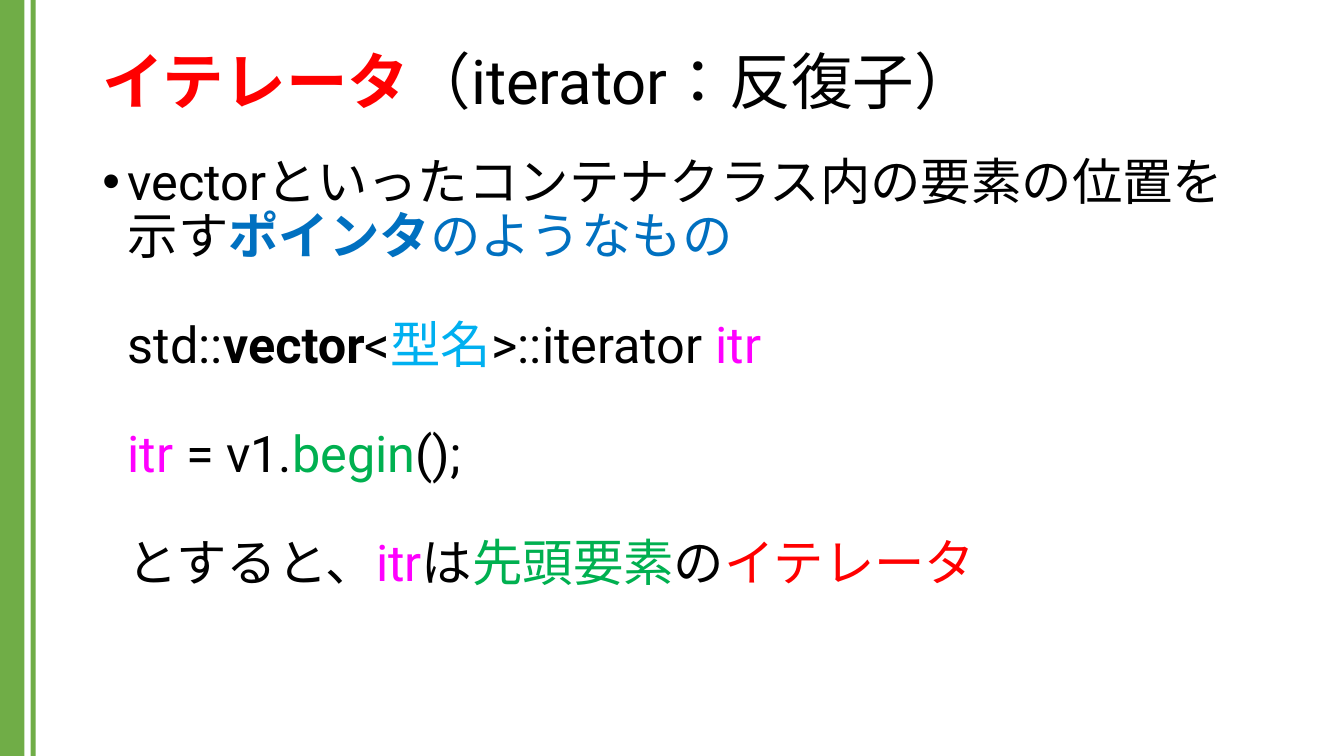
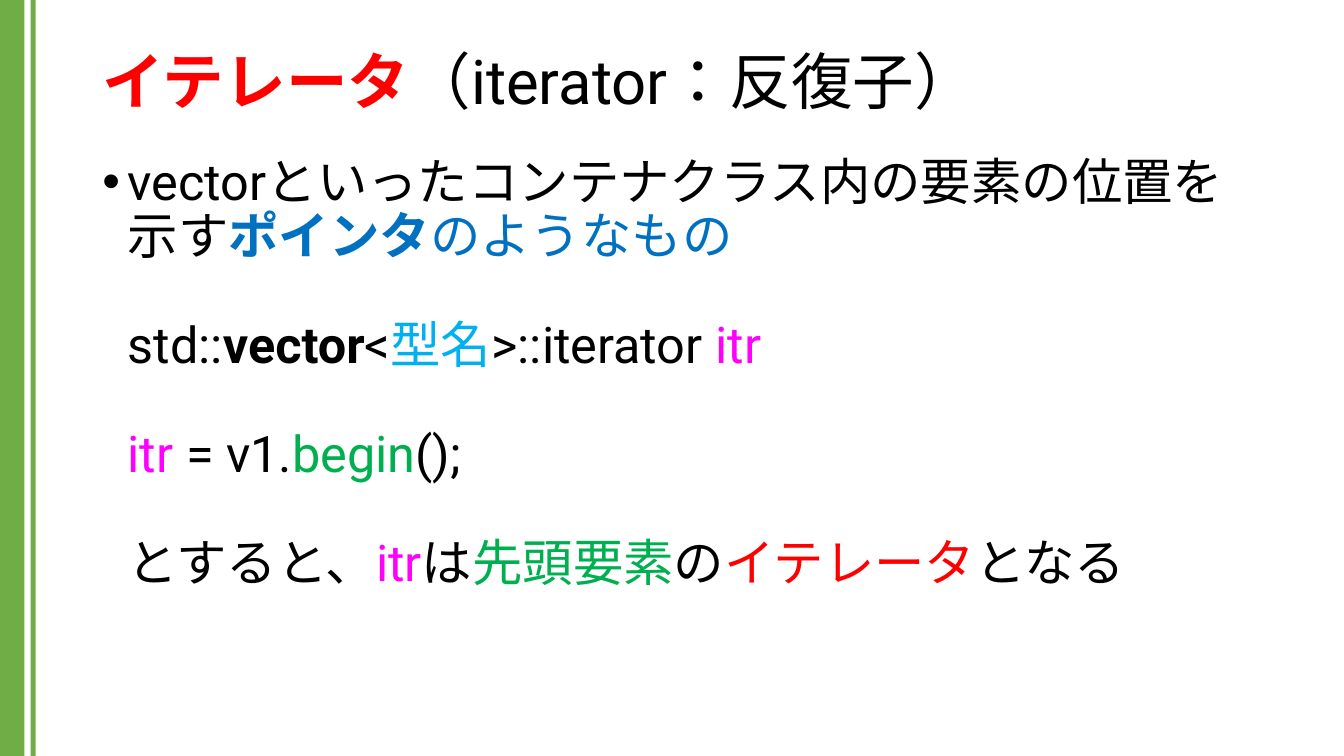
Before and after one commit to kic-murata/cpp2024, a slide deck: slide 16 of 授業資料/講義資料：Vectorクラス.pptx. Drawn at 1344x756 pixels with LibreOffice and Linux fonts; fonts in the diff are those of the drawing. Boxes give left, top, right and bottom in pixels: in the first picture for what was removed or moved away, otherwise in the second. Text is boxed around its words. In the diff, an @@ line names an element or a change of style, - is before the commit and + after.

```diff
--- a/授業資料/講義資料：Vectorクラス.pptx
+++ b/授業資料/講義資料：Vectorクラス.pptx
@@ text at (128,320,1125,585): text changed @@
-• vectorといったコンテナクラス内の要素の位置を示すポインタのようなもの
-  std::vector<型名>::iterator itr
-  itr = v1.begin();
-  とすると、itrは先頭要素のイテレータ
+• vectorといったコンテナクラス内の要素の位置を示すポインタのようなもの
+  std::vector<型名>::iterator itr
+  itr = v1.begin();
+  とすると、itrは先頭要素のイテレータとなる
```
Also in this commit, not shown: 12 other slides changed.
